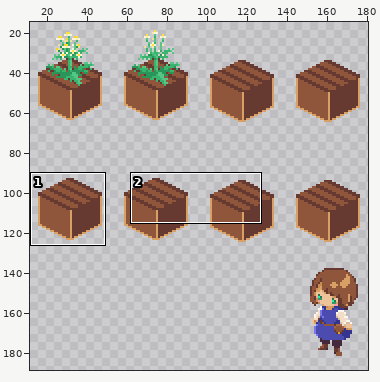
Pixel-art file: chamomile_growthsprites.aseprite. Above, an overview of the earlier version with the close-up marked.
Close-up. The starting point:
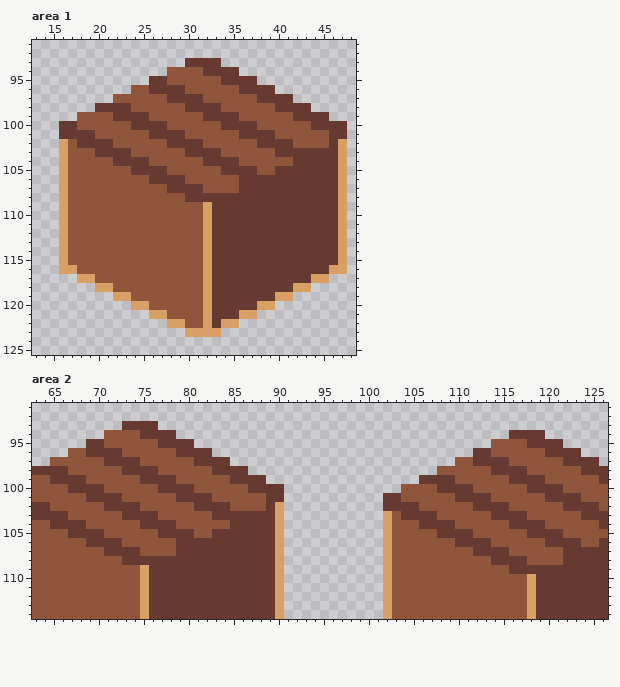
192x192 pixels, 1 frame. Shown: area 1: x 13..48, y 91..125; area 2: x 63..126, y 91..114. The wide view leaves out empty margins. The commit also changed other parts of the picture, which this record leaves out.
After:
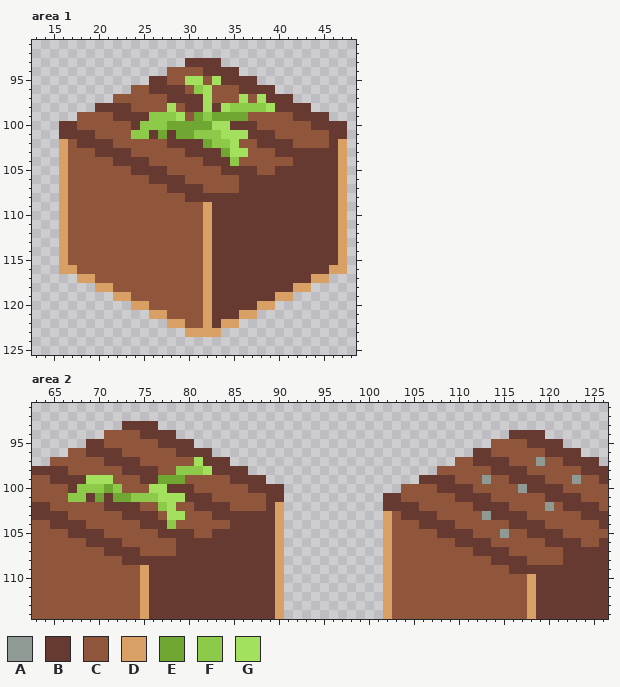
Palette (. is transparent): A #8f9a94  B #663931  C #8f563b  D #d9a066  E #70a733  F #8dca49  G #a2e05e
Changes in this commit:
Area 1, layer "Layer 3":
y 95: x 30..31 CC -> GG; x 33 C -> G
y 96: x 31..32 CC -> FG
y 97: x 32 C -> G; x 36 C -> G; x 38 B -> G
y 98: x 28 C -> G; x 32 B -> G; x 34..39 CCCCCC -> GFFFFG
y 99: x 26..29 CCCC -> FFFG; x 31..36 CBBBBC -> EFEEEE
y 100: x 25..34 BBBCCCCCCB -> FFFEEEEEGG
y 101: x 24..25 CC -> FF; x 27 B -> E; x 29..36 BCCCCCCB -> EEFFFGGG
y 102: x 32..35 CCCC -> EFFG
y 103: x 34..36 CCC -> EGG
y 104: x 35 B -> F
Area 2, layer "Layer 3":
y 97: x 81 B -> G; x 119 C -> A
y 98: x 79..82 CCCC -> FFFG
y 99: x 69..71 CCC -> GGG; x 77..79 BBC -> EEE; x 113 C -> A; x 123 C -> A
y 100: x 68..72 BBBCC -> FFFEF; x 76..77 CB -> GG; x 117 C -> A
y 101: x 67..68 CC -> FF; x 70 B -> E; x 72..79 BCCCCCCB -> EEFFFGGG
y 102: x 77..78 CC -> FG; x 120 C -> A
y 103: x 78..79 CC -> GG; x 113 C -> A
y 104: x 78 B -> F
y 105: x 115 C -> A
